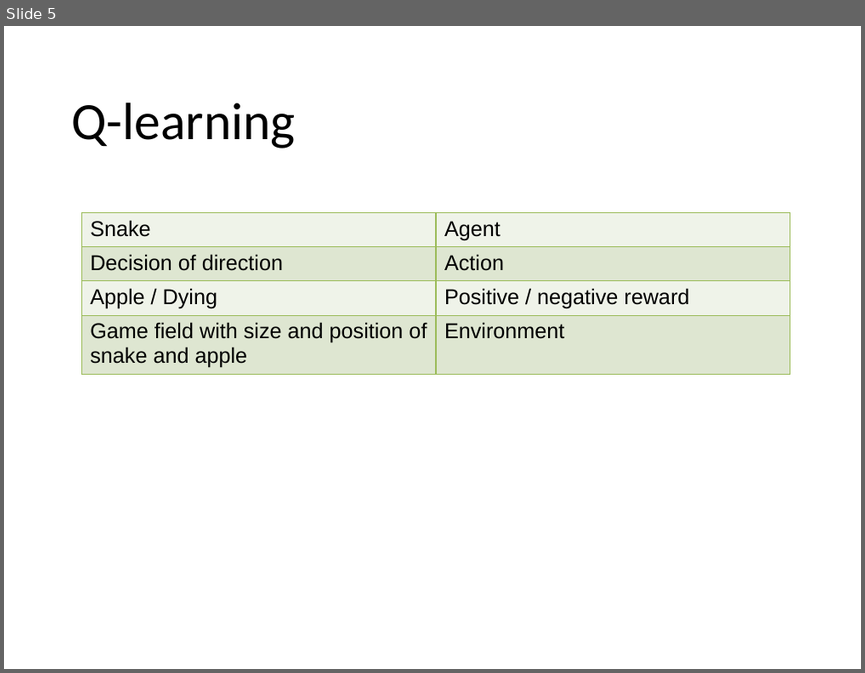
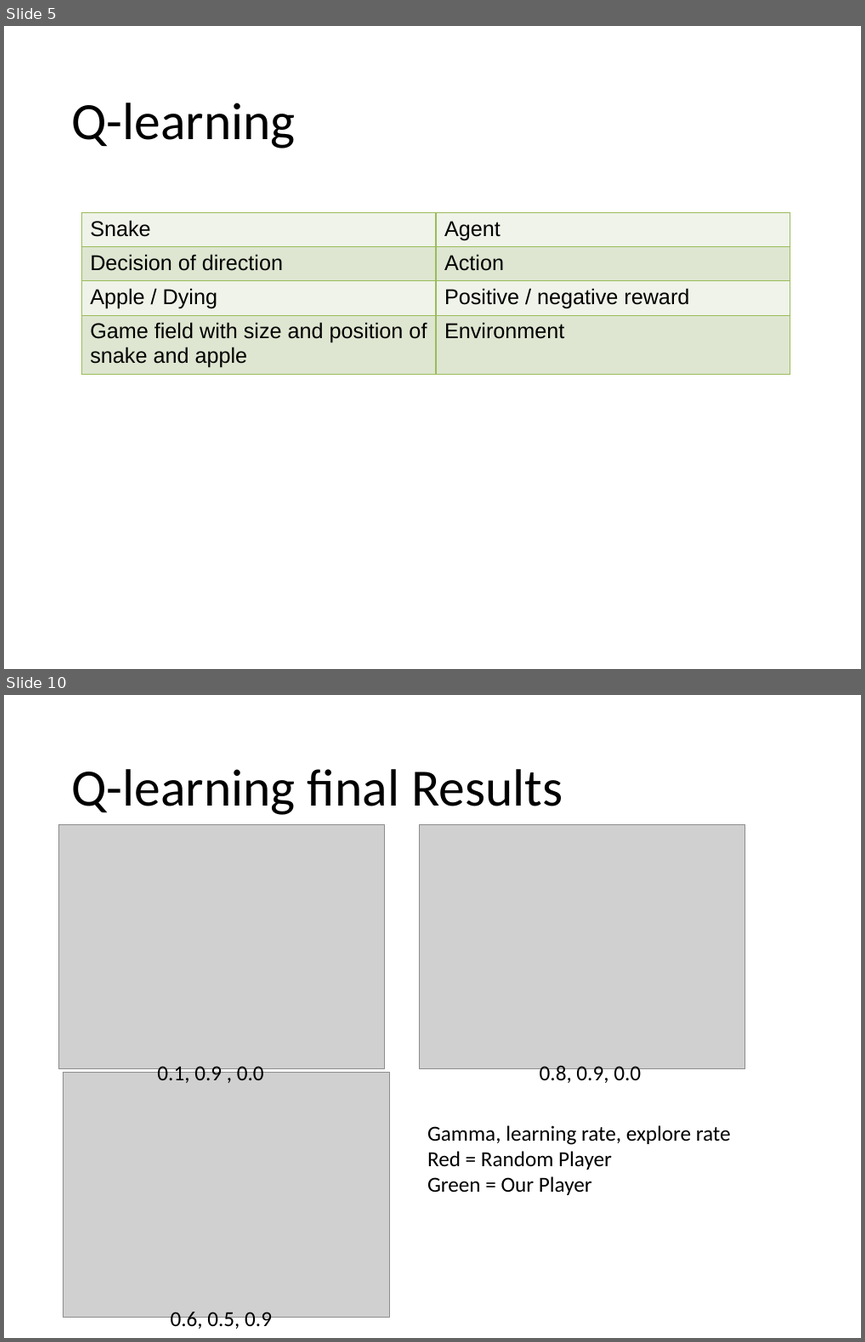
Before and after one commit to antonbulat/SnakeProject, a slide deck: Abgabe_09/Snake_overview.pptx. Shown one above the other, each under a label of ours: slide 5 before the commit, slides 5 and 10 after it; the slides between them are not shown. The pictures are 865x673 and 865x1342 pixels, drawn with LibreOffice and Linux fonts; fonts in the diff are those of the drawing; grey boxes stand for pictures. Boxes give left, top, right and bottom in pixels: in the first picture for what was removed or moved away, otherwise in the second. Text is boxed around its words. In the diff, an @@ line names an element or a change of style, - is before the commit and + after.

```diff
--- a/Abgabe_09/Snake_overview.pptx
+++ b/Abgabe_09/Snake_overview.pptx
@@ slide 10 added at bbox=[4, 695, 861, 1338], background #FFFFFF @@
@@ text added at bbox=[71, 769, 562, 815], 44 pt, text #000000 @@
+Q-learning final Results
@@ picture added at bbox=[59, 824, 385, 1068] @@
@@ picture added at bbox=[419, 824, 744, 1068] @@
@@ picture added at bbox=[64, 1072, 389, 1316] @@
@@ text added at bbox=[157, 1066, 264, 1083], 18 pt, text #000000 @@
+0.1, 0.9 , 0.0
@@ text added at bbox=[540, 1063, 641, 1083], 18 pt, text #000000 @@
+0.8, 0.9, 0.0
@@ text added at bbox=[427, 1125, 731, 1195], 18 pt, text #000000 @@
+Gamma, learning rate, explore rate
+Red = Random Player
+Green = Our Player
@@ text added at bbox=[171, 1311, 272, 1332], 18 pt, text #000000 @@
+0.6, 0.5, 0.9
```
Also in this commit, not shown: 1 slide changed, 4 other slides added.
